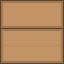
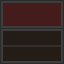
Layered file, before and after one edit (64 × 64). Changes by layer:
added layer "background-fire" above "background" over bbox(3, 45, 61, 47)
added layer "fire" above "fore" over bbox(3, 3, 61, 61)
added layer "fire-next" above "next" over bbox(1, 1, 63, 63)
added layer "back-fire" above "back" over bbox(0, 0, 64, 64)
